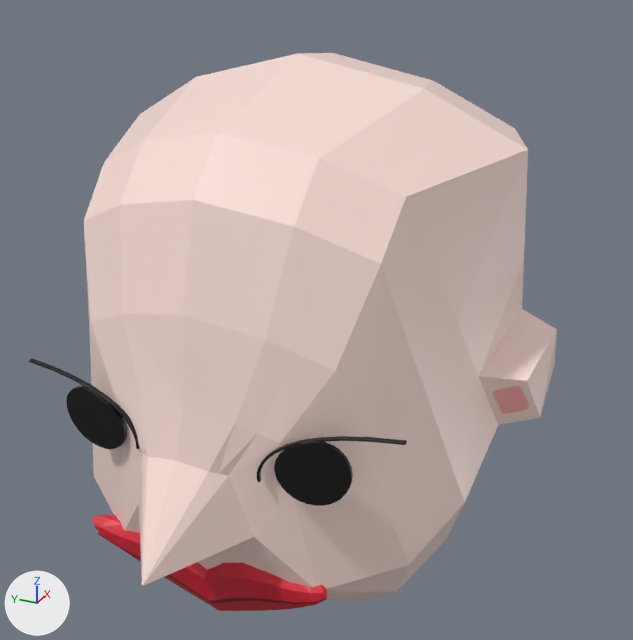
A saved change to the Blender file Blender/Villager (girl)/untitled.blend.
One viewpoint serves both versions: a camera (50 mm lens) standing at (-3.17, -1.49, 1.62) and looking at (-0.02, -0.08, 0.04). Every picture has the same lights, and +X, +Y and +Z are marked at lower left.

The first picture shows 'BezierCurve', 'BezierCurve.001', 'Cube', 'Cube.001'.
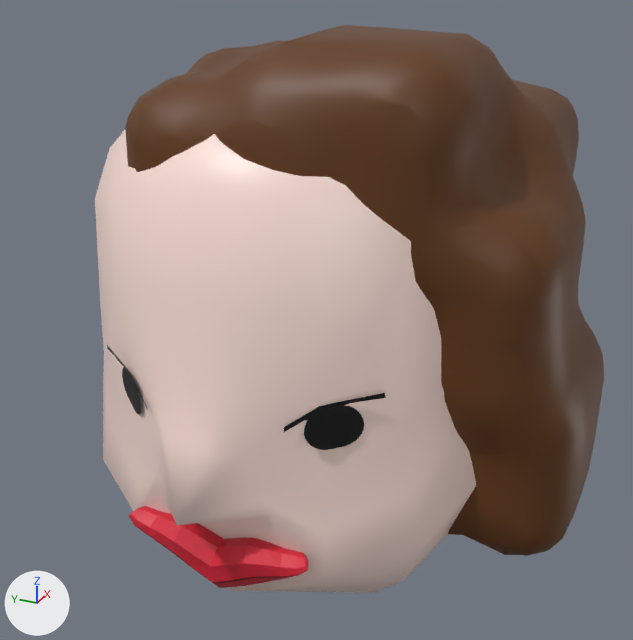
Boxes (x1, y1, x2, y2) around the edits, measured in the pictures (633 x 640 px):
'Cube', reshaped
    before: (84, 53, 557, 600)
    after: (95, 130, 476, 593)
'Mball.007', added (brown)
    after: (125, 25, 604, 556)
'Cube.001', reshaped, moved, rescaled (24% narrower, 15% shorter)
    before: (91, 514, 327, 611)
    after: (129, 506, 309, 588)
'BezierCurve', deleted (black)
    before: (257, 436, 407, 506)
'BezierCurve.001', deleted (black)
    before: (29, 358, 139, 449)
'Right Eye.002', added (black)
    after: (284, 393, 386, 450)
'Right Eye.001', added (black)
    after: (107, 345, 148, 415)

Edits to the bpy script that builds the scene:
```text
Add img_hair:
    img_hair = load_image('Hair', 'Hair.png', 1024, 1024, 'sRGB')
Add img_black_003:
    img_black_003 = load_image('Black.003', 'Black.png', 1024, 1024, 'sRGB')
Add mat_hair:
    mat_hair = principled_material('Hair')
    mat_hair.texture = img_hair
Add mat_eyes_003:
    mat_eyes_003 = principled_material('Eyes.003')
    mat_eyes_003.texture = img_black_003
Change me_cube:
    used by ob_cube; location = (-0.12, 1.472, -0.045); rotation_euler = (0.0, -0.339, 0.0), in degrees (0, -19, 0); scale = (0.934, 1.03, 0.934)
    remove me_cube.from_pydata(...)  # 164 vertices, 176 faces; spans x -1.28..1.26, y -2.45..-0.38, z -1.18..1.17
    add me_cube.from_pydata(...)  # 164 vertices, 176 faces; spans x -1.0..1.26, y -2.47..-0.37, z -1.18..1.16
    me_cube part 1: 100 of 164 vertices moved; they spanned x -1.28..0.63, y -2.45..-0.38, z -0.86..1.17 and now span x -1.0..0.65, y -2.47..-0.37, z -0.87..1.16; mean shift (0.09, 0.0, -0.01); largest move (-1.28, -1.38, -0.07) -> (-1.0, -1.38, -0.06)
Change me_cube_002:
    used by ob_cube_001; location = (-0.667, 0.07, -0.787); rotation_euler = (0.0, -0.378, 0.0), in degrees (0, -22, 0); scale = (0.0823, 0.416, 0.18)
    remove me_cube_002.from_pydata(...)  # 106 vertices, 104 faces; spans x -1.9..0.48, y -1.32..1.28, z -1.65..1.05
    add me_cube_002.from_pydata(...)  # 106 vertices, 104 faces; spans x -1.15..1.26, y -1.44..1.44, z -1.65..1.06
    me_cube_002 part 2: the whole mesh is rebuilt
Add me_mesh:
    me_mesh.from_pydata(...)  # 1105 vertices, 1763 faces; spans x -3.55..4.66, y -2.15..6.94, z -2.36..7.75
    me_mesh.polygons.foreach_set('use_smooth', [True] * 1763)
    me_mesh.materials.append(mat_hair)  # picture img_hair
Add me_circle_003:
    me_circle_003.from_pydata(...)  # 37 vertices, 5 faces; spans x -1.69..1.48, y -0.52..1.66, z -0.03..0.26
    me_circle_003.materials.append(mat_eyes_003)  # picture img_black_003
Add me_circle_001:
    me_circle_001.from_pydata(...)  # 37 vertices, 5 faces; spans x -1.69..1.48, y -0.52..1.66, z -0.03..0.26
    me_circle_001.materials.append(mat_black)  # picture img_black
Remove ob_beziercurve:
    ob_beziercurve = bpy.data.objects.new('BezierCurve', me_beziercurve)
    ob_beziercurve.location = (-0.874, -0.365, -0.164)
    ob_beziercurve.rotation_euler = (-2.084, -1.155, 2.217)  # degrees (-119, -66, 127)
    ob_beziercurve.scale = (0.525, 0.525, 0.525)
Remove ob_beziercurve_001:
    ob_beziercurve_001 = bpy.data.objects.new('BezierCurve.001', me_beziercurve_001)
    ob_beziercurve_001.location = (-0.874, 0.365, -0.164)
    ob_beziercurve_001.rotation_euler = (-3.964, -1.161, 3.805)  # degrees (-227, -67, 218)
    ob_beziercurve_001.scale = (0.525, -0.525, 0.525)
Change ob_cube_001:
    ob_cube_001.location: (-0.667, 0.07, -0.787) -> (-0.749, 0.023, -0.704)
    ob_cube_001.scale: (0.0823, 0.416, 0.18) -> (0.0823, 0.283, 0.111)
Add ob_mball_007:
    ob_mball_007 = bpy.data.objects.new('Mball.007', me_mesh)
    ob_mball_007.location = (0.166, -0.804, -0.383)
    ob_mball_007.scale = (0.209, 0.209, 0.209)
Add ob_right_eye_002:
    ob_right_eye_002 = bpy.data.objects.new('Right Eye.002', me_circle_003)
    ob_right_eye_002.location = (-0.663, -0.411, -0.085)
    ob_right_eye_002.rotation_euler = (1.488, 0.128, 5.313)  # degrees (85, 7.3, 304)
    ob_right_eye_002.scale = (-0.112, 0.112, 0.112)
Add ob_right_eye_001:
    ob_right_eye_001 = bpy.data.objects.new('Right Eye.001', me_circle_001)
    ob_right_eye_001.location = (-0.688, 0.411, -0.115)
    ob_right_eye_001.rotation_euler = (1.588, -0.117, 4.088)  # degrees (91, -6.7, 234)
    ob_right_eye_001.scale = (0.112, 0.112, 0.112)
```
